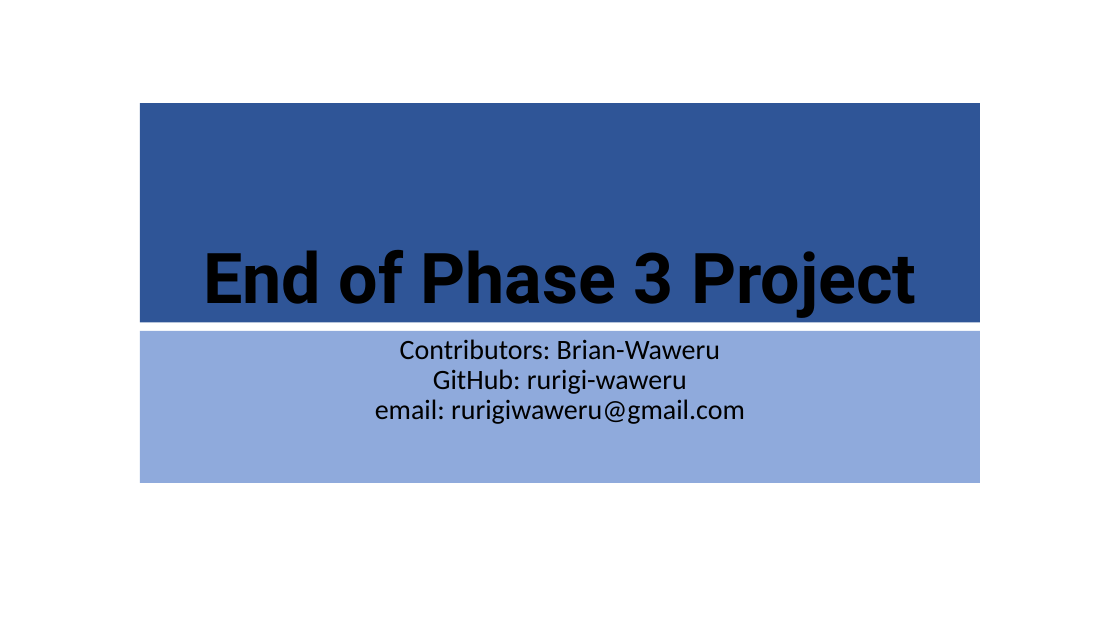
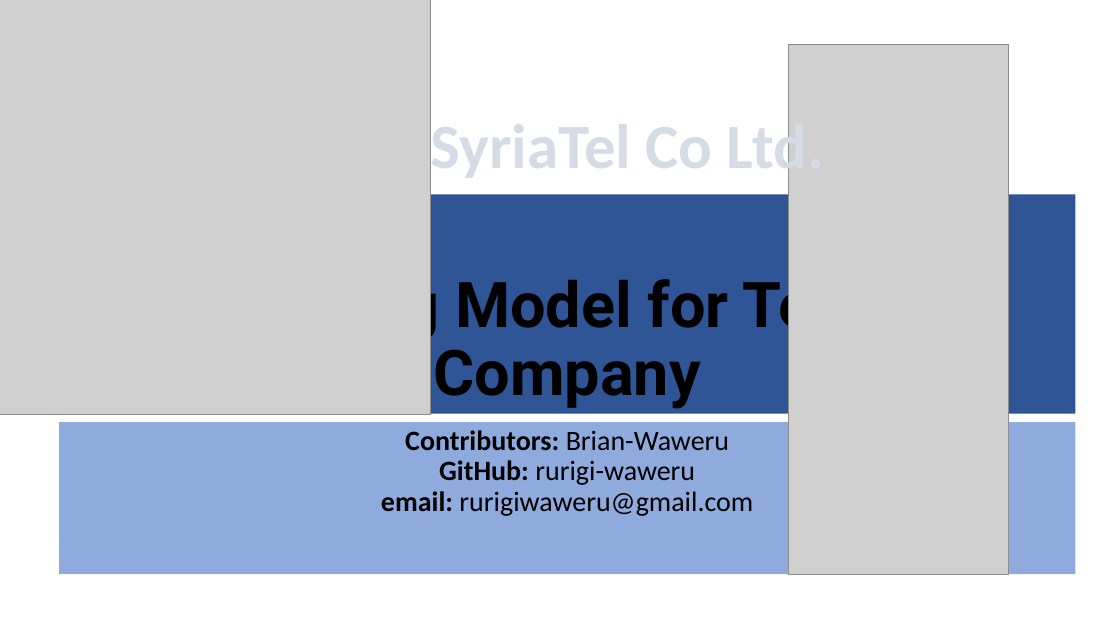
Before and after one commit to rurigi-waweru/dsfpt10-p3-end-of-phase-3-project, a slide deck: slide 1 of presentation.pptx. Drawn at 1120x630 pixels with LibreOffice and Linux fonts; fonts in the diff are those of the drawing; grey boxes stand for pictures. Boxes give left, top, right and bottom in pixels: in the first picture for what was removed or moved away, otherwise in the second. Text is boxed around its words. In the diff, an @@ line names an element or a change of style, - is before the commit and + after.

Commit message:
updated-presentation-powerpoint -b

```diff
--- a/presentation.pptx
+++ b/presentation.pptx
@@ picture added at [0,0,430,414] @@
@@ picture added at [788,45,1009,575] @@
@@ text added at [431,115,824,183], 54 pt, text pattern #44546A on #D6DCE5, bold @@
+SyriaTel Co Ltd.
@@ title "Churning Model for Telcom Company": place and size @@
-title "Churning Model for Telcom Company" at [140,103,981,323]
+title "Churning Model for Telcom Company" at [59,194,1075,413]
@@ title at [181,270,953,409]: text changed; size 60 to 54 pt @@
-End of Phase 3 Project
+Churning Model for Telcom Company
@@ subtitle "Contributors: Brian-Waweru GitHub: rurigi-waweru email: ...": place and size @@
-subtitle "Contributors: Brian-Waweru GitHub: rurigi-waweru email: ..." at [140,331,981,483]
+subtitle "Contributors: Brian-Waweru GitHub: rurigi-waweru email: ..." at [59,423,1075,575]
@@ subtitle "Contributors: Brian-Waweru GitHub: rurigi-waweru email: ..." at [59,423,1075,575]: bold on in "Contributors: GitHub: email:" @@
```
Also in this commit, not shown: 7 slides added, 1 slide removed, 2 other files.
